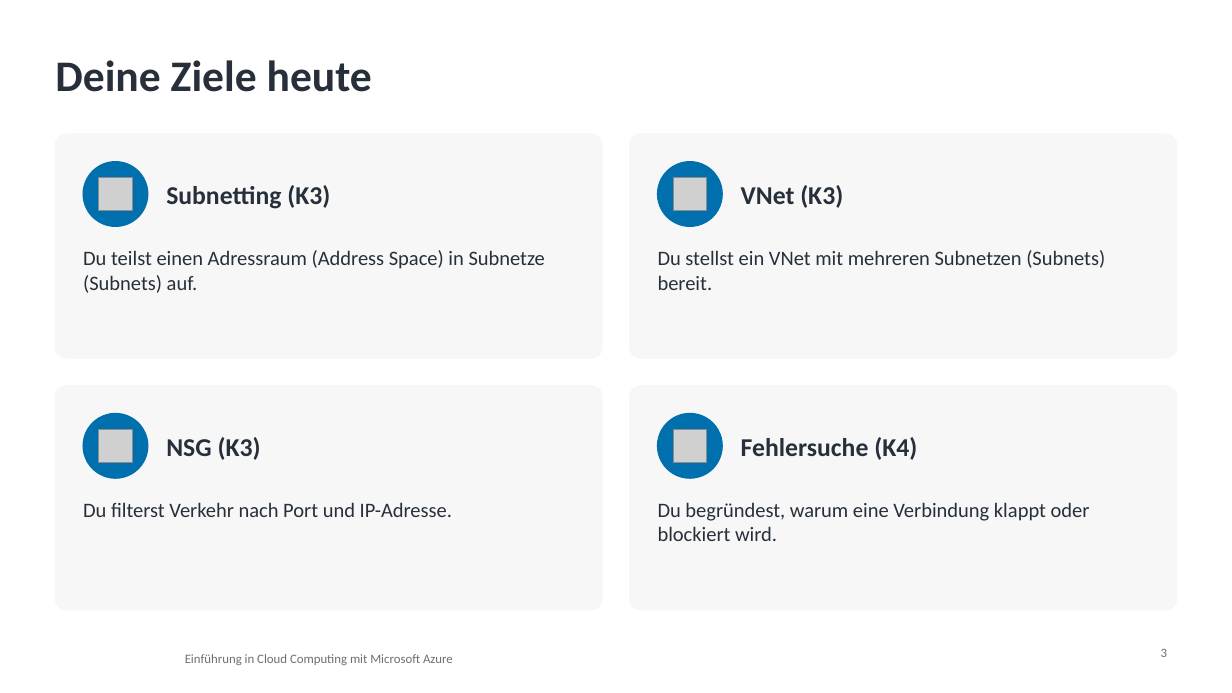
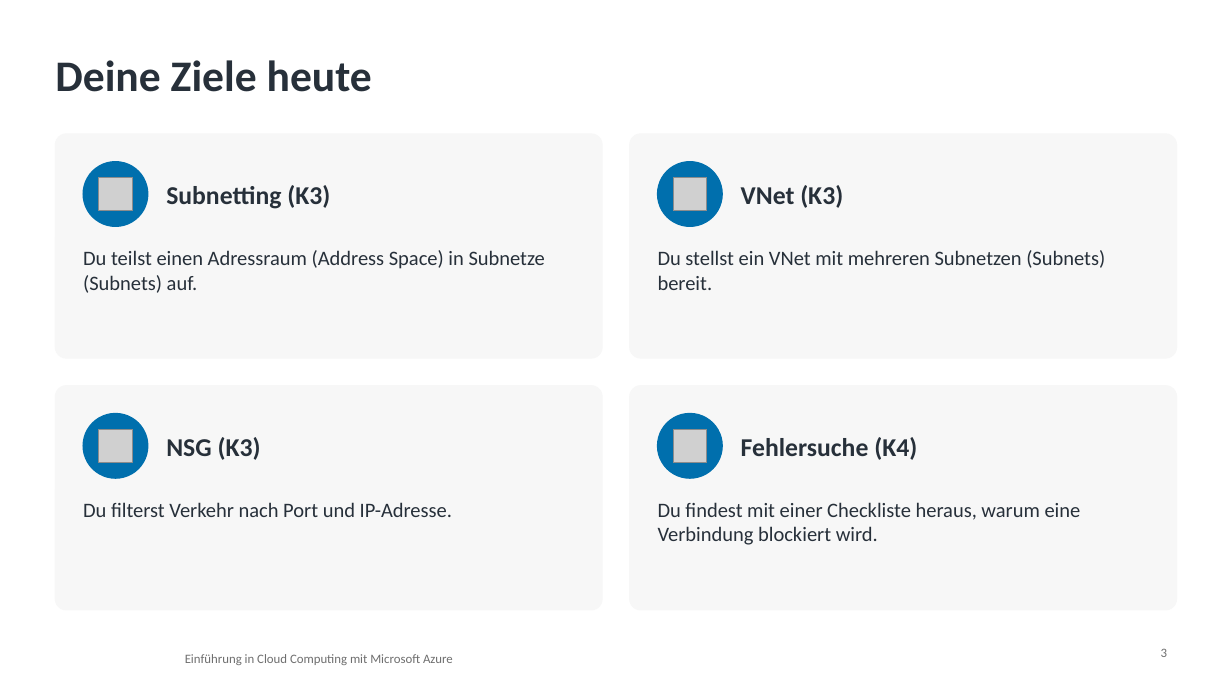
Before and after one commit to pat-teacher/azure-basics-training, a slide deck: slide 3 of praesentationen/tag-4-networking.pptx. Drawn at 1232x693 pixels with LibreOffice and Linux fonts; fonts in the diff are those of the drawing; grey boxes stand for pictures; background and template pictures are left out. Boxes give left, top, right and bottom in pixels: in the first picture for what was removed or moved away, otherwise in the second. Text is boxed around its words. In the diff, an @@ line names an element or a change of style, - is before the commit and + after.

```diff
--- a/praesentationen/tag-4-networking.pptx
+++ b/praesentationen/tag-4-networking.pptx
@@ text at [658,502,1081,545]: text changed @@
-Du begründest, warum eine Verbindung klappt oder blockiert wird.
+Du findest mit einer Checkliste heraus, warum eine Verbindung blockiert wird.
```
Also in this commit, not shown: 2 other slides changed, 25 other files.
